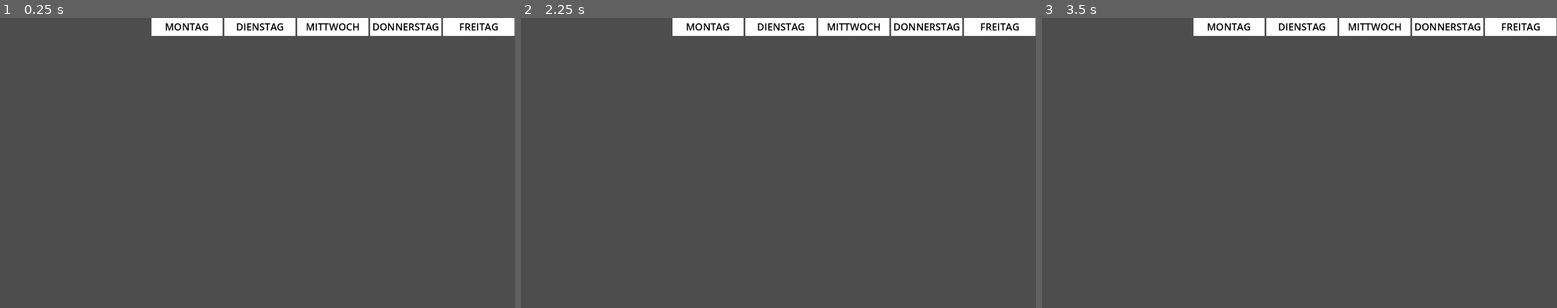
Above: before the commit, frames 1-3 (left to right).
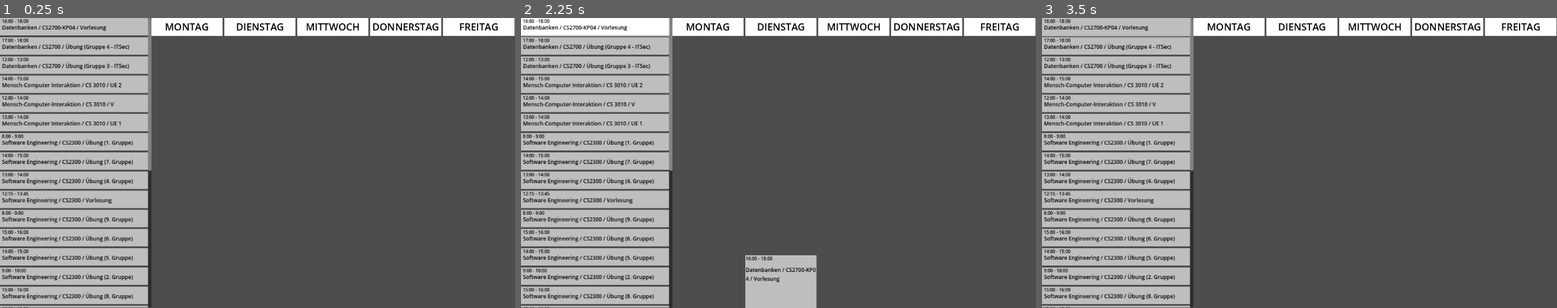
Above: after the commit, the same moments.

Repository: FlorianKloeckner/uzl-better-planner
Game: Godot game, scene res://scenes/node_2d.tscn
Two runs of this game, one before a commit and one after it. Both use one fixed random seed, a clock stepped at 60 frames per second and the inputs below.
Inputs (mouse positions are in pixels of both pictures, inside the frame that each line leads up to):
- Up to frame 1 (0.25 s): no input
- Up to frame 2 (2.25 s): click (593, 26) at 0.52 s; click (593, 26) at 1.27 s; click (593, 26) at 2.02 s
- Up to frame 3 (3.5 s): tap Enter at 2.75 s

The runs differ from the first frame. In frame 1, 25% of the frame differs, in the area x 0-30%, y 0-100%; in frame 2, 28%, in the area x 0-58%, y 0-100%; in frame 3, 26%.
Error before the commit: Parse Error: Preload file "res://space_node.tscn" does not exist. (res://scripts/node_2d.gd:3)

Commit message:
fixed filepath errors

Diff:
--- a/scripts/class_widget.gd
+++ b/scripts/class_widget.gd
@@ -2,8 +2,8 @@
 
 signal toggled
 
-const SPACE_NODE = preload("res://space_node.tscn")
-const CLASS_WIDGET = preload("res://ClassWidget.tscn")
+const SPACE_NODE = preload("res://scenes/space_node.tscn")
+const CLASS_WIDGET = preload("res://scenes/ClassWidget.tscn")
 
 
 var active: bool = false
--- a/scripts/node_2d.gd
+++ b/scripts/node_2d.gd
@@ -1,7 +1,7 @@
 extends Control
 
-const SPACE_NODE = preload("res://space_node.tscn")
-const CLASS_WIDGET = preload("res://ClassWidget.tscn")
+const SPACE_NODE = preload("res://scenes/space_node.tscn")
+const CLASS_WIDGET = preload("res://scenes/ClassWidget.tscn")
 
 var parser = XMLParser.new()
 var start_time: String
@@ -141,7 +141,7 @@
 
 func parse_xml():
 	var output: Array = []
-	parser.open("data.xml")
+	parser.open("xml-files/data.xml")
 	while parser.read() != ERR_FILE_EOF:
 		if parser.get_node_name() == "Lecture" and parser.get_node_type() == parser.NODE_ELEMENT:
 			node_name = parser.get_node_name()
